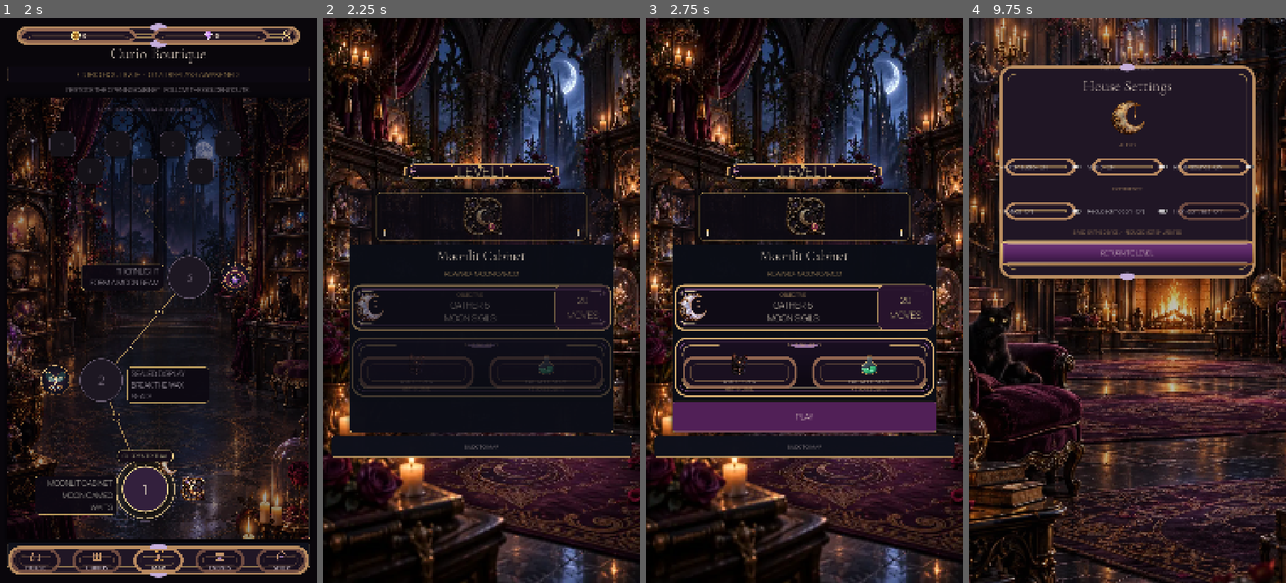
Above: before the commit, frames 1-4 (left to right).
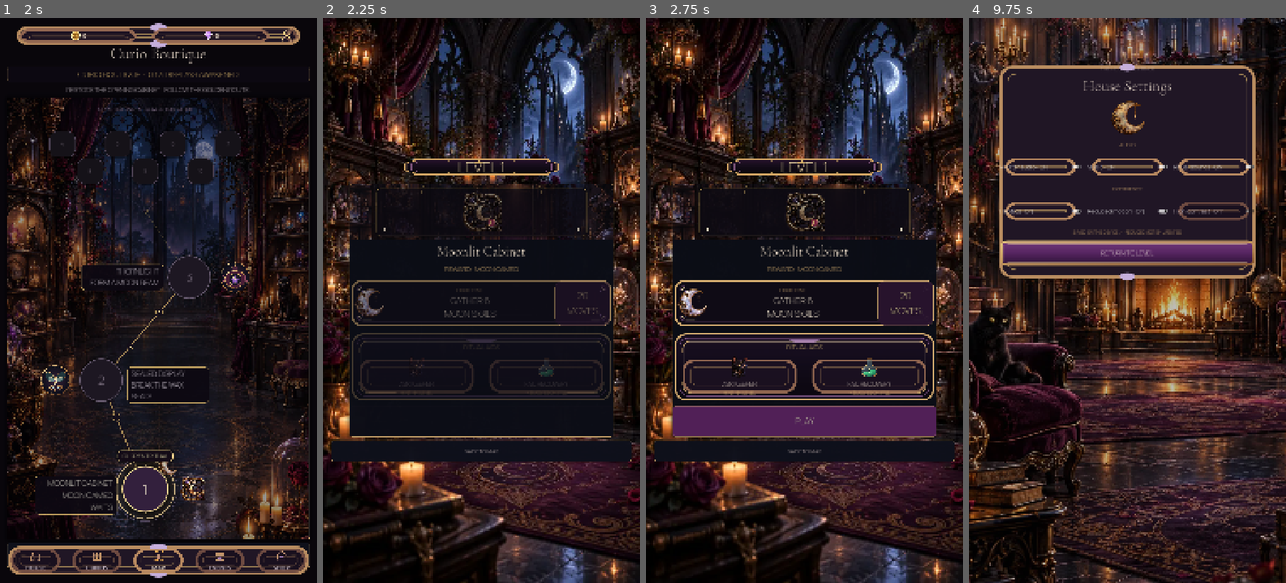
Above: after the commit, the same moments.

Repository: Jay-prodesign/akilta-match3
Game: Godot game, scene res://src/app/app_bootstrap.tscn
The game is run twice, just before and just after one commit, with the same random seed, the same clock (stepped at 60 frames per second) and the same inputs.
Inputs (mouse positions are in pixels of both pictures, inside the frame that each line leads up to):
- Up to frame 1 (2 s): click "ENTER THE HOUSE" at 0.5 s; click "PLAY LEVEL 1" at 1.25 s
- Up to frame 2 (2.25 s): click "1" at 2 s
- Up to frame 3 (2.75 s): no input
- Up to frame 4 (9.75 s): click "PLAY" at 2.75 s; click (997, 108) at 3.5 s; click "RESTART LEVEL" at 4.25 s; tap Enter at 5 s; drag from (1127, 294) to (1159, 176) at 5.02 s; click "SETTINGS" at 5.75 s; click "Master audio · ON" at 6.5 s; click "Master audio · OFF" at 7.25 s; click "Haptics · ON" at 8 s; click "Haptics · OFF" at 8.75 s; click "Reduced motion · OFF" at 9.5 s

Frame 1 is identical in both runs. In frame 2, 10% of the frame differs, in the area x 2-98%, y 24-79%; in frame 3, 14%; in frame 4, less than 0.1%.

Commit message:
Finish prestart Ritual Aids spacing and mobile readability

Diff:
--- a/src/ui/prestart/level_prestart.tscn
+++ b/src/ui/prestart/level_prestart.tscn
@@ -283,20 +283,29 @@
 autowrap_mode = 2
 
 [node name="RitualAids" type="PanelContainer" parent="Layout/Card/Content"]
-custom_minimum_size = Vector2(0, 210)
+custom_minimum_size = Vector2(0, 240)
 layout_mode = 2
 theme_override_styles/panel = SubResource("AidPanel")
 
 [node name="Column" type="VBoxContainer" parent="Layout/Card/Content/RitualAids"]
 layout_mode = 2
-theme_override_constants/separation = 8
+theme_override_constants/separation = 6
+
+[node name="TopInset" type="Control" parent="Layout/Card/Content/RitualAids/Column"]
+custom_minimum_size = Vector2(0, 18)
+layout_mode = 2
+mouse_filter = 2
 
 [node name="RitualAidsHeading" type="Label" parent="Layout/Card/Content/RitualAids/Column"]
-layout_mode = 2
-theme_override_colors/font_color = Color(0.831, 0.678, 0.439, 1)
-theme_override_font_sizes/font_size = 21
+custom_minimum_size = Vector2(0, 32)
+layout_mode = 2
+theme_override_colors/font_color = Color(0.949, 0.816, 0.545, 1)
+theme_override_colors/font_outline_color = Color(0.02, 0.015, 0.025, 0.94)
+theme_override_constants/outline_size = 2
+theme_override_font_sizes/font_size = 23
 text = "RITUAL AIDS"
 horizontal_alignment = 1
+vertical_alignment = 1
 
 [node name="AidRow" type="HBoxContainer" parent="Layout/Card/Content/RitualAids/Column"]
 layout_mode = 2
@@ -304,7 +313,7 @@
 alignment = 1
 
 [node name="KeeperChip" type="PanelContainer" parent="Layout/Card/Content/RitualAids/Column/AidRow"]
-custom_minimum_size = Vector2(0, 148)
+custom_minimum_size = Vector2(0, 154)
 layout_mode = 2
 size_flags_horizontal = 3
 theme_override_styles/panel = SubResource("AidChip")
@@ -315,7 +324,7 @@
 alignment = 1
 
 [node name="Art" type="TextureRect" parent="Layout/Card/Content/RitualAids/Column/AidRow/KeeperChip/Content"]
-custom_minimum_size = Vector2(82, 82)
+custom_minimum_size = Vector2(78, 78)
 layout_mode = 2
 size_flags_horizontal = 4
 mouse_filter = 2
@@ -325,19 +334,19 @@
 [node name="Caption" type="Label" parent="Layout/Card/Content/RitualAids/Column/AidRow/KeeperChip/Content"]
 layout_mode = 2
 theme_override_colors/font_color = Color(0.96, 0.9, 0.83, 1)
-theme_override_font_sizes/font_size = 21
+theme_override_font_sizes/font_size = 22
 text = "ASK KEEPER"
 horizontal_alignment = 1
 
 [node name="State" type="Label" parent="Layout/Card/Content/RitualAids/Column/AidRow/KeeperChip/Content"]
 layout_mode = 2
 theme_override_colors/font_color = Color(0.72, 0.66, 0.75, 1)
-theme_override_font_sizes/font_size = 15
+theme_override_font_sizes/font_size = 17
 text = "HINT · IN LEVEL"
 horizontal_alignment = 1
 
 [node name="RecoveryChip" type="PanelContainer" parent="Layout/Card/Content/RitualAids/Column/AidRow"]
-custom_minimum_size = Vector2(0, 148)
+custom_minimum_size = Vector2(0, 154)
 layout_mode = 2
 size_flags_horizontal = 3
 theme_override_styles/panel = SubResource("AidChip")
@@ -348,7 +357,7 @@
 alignment = 1
 
 [node name="Art" type="TextureRect" parent="Layout/Card/Content/RitualAids/Column/AidRow/RecoveryChip/Content"]
-custom_minimum_size = Vector2(82, 82)
+custom_minimum_size = Vector2(78, 78)
 layout_mode = 2
 size_flags_horizontal = 4
 mouse_filter = 2
@@ -358,14 +367,14 @@
 [node name="Caption" type="Label" parent="Layout/Card/Content/RitualAids/Column/AidRow/RecoveryChip/Content"]
 layout_mode = 2
 theme_override_colors/font_color = Color(0.96, 0.9, 0.83, 1)
-theme_override_font_sizes/font_size = 21
+theme_override_font_sizes/font_size = 22
 text = "FAIL RECOVERY"
 horizontal_alignment = 1
 
 [node name="State" type="Label" parent="Layout/Card/Content/RitualAids/Column/AidRow/RecoveryChip/Content"]
 layout_mode = 2
 theme_override_colors/font_color = Color(0.72, 0.66, 0.75, 1)
-theme_override_font_sizes/font_size = 15
+theme_override_font_sizes/font_size = 17
 text = "+3 MOVES ON FAIL"
 horizontal_alignment = 1
 
@@ -374,7 +383,9 @@
 layout_mode = 2
 theme_override_colors/font_color = Color(0.988, 0.933, 0.831, 1)
 theme_override_colors/font_hover_color = Color(0.988, 0.933, 0.831, 1)
-theme_override_font_sizes/font_size = 28
+theme_override_colors/font_outline_color = Color(0.02, 0.015, 0.025, 0.9)
+theme_override_constants/outline_size = 2
+theme_override_font_sizes/font_size = 30
 theme_override_styles/normal = SubResource("Start")
 theme_override_styles/hover = SubResource("StartHover")
 theme_override_styles/pressed = SubResource("StartHover")
